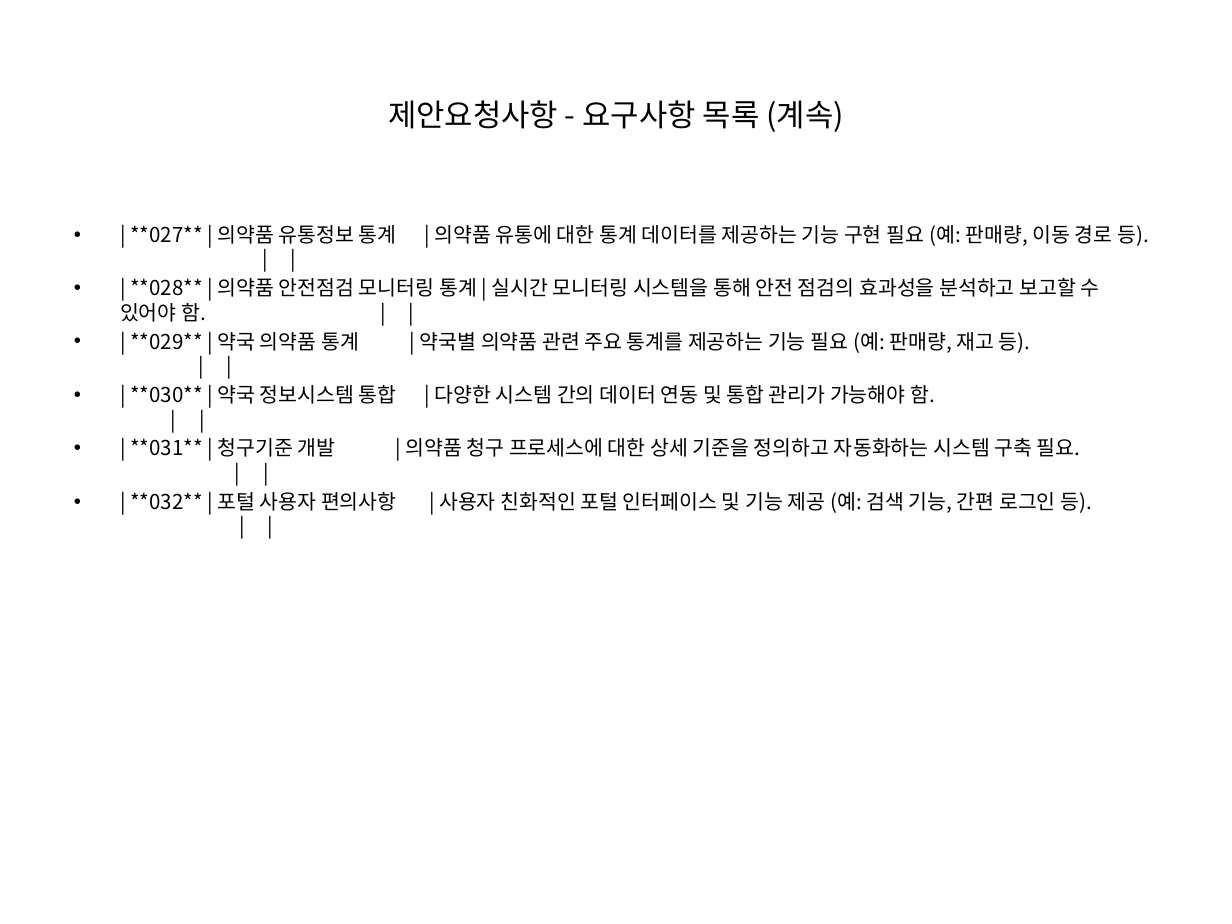
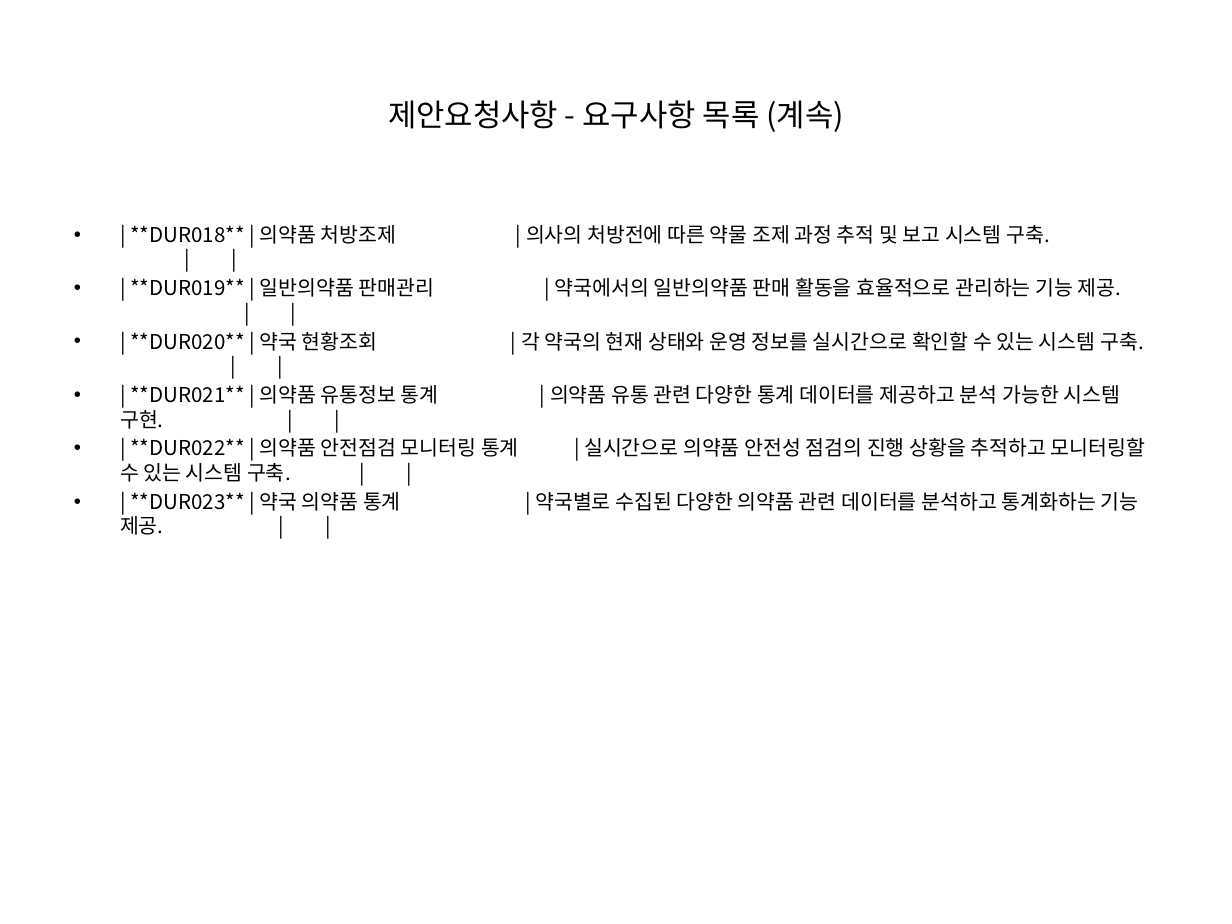
Before and after one commit to anskong/llm_mission, a slide deck: slide 27 of generated_ppt.pptx (slide 20 before the commit). Drawn at 1232x924 pixels with LibreOffice and Linux fonts; fonts in the diff are those of the drawing. Boxes give left, top, right and bottom in pixels: in the first picture for what was removed or moved away, otherwise in the second. Text is boxed around its words. In the diff, an @@ line names an element or a change of style, - is before the commit and + after.

```diff
--- a/generated_ppt.pptx
+++ b/generated_ppt.pptx
@@ text at <box>120,225,1146,535</box>: text changed @@
-• | **027** | 의약품 유통정보 통계 | 의약품 유통에 대한 통계 데이터를 제공하는 기능 구현 필요 (예: 판매량, 이동 경로 등). | |
-• | **028** | 의약품 안전점검 모니터링 통계 | 실시간 모니터링 시스템을 통해 안전 점검의 효과성을 분석하고 보고할 수 있어야 함. | |
-• | **029** | 약국 의약품 통계 | 약국별 의약품 관련 주요 통계를 제공하는 기능 필요 (예: 판매량, 재고 등). | |
-• | **030** | 약국 정보시스템 통합 | 다양한 시스템 간의 데이터 연동 및 통합 관리가 가능해야 함. | |
-• | **031** | 청구기준 개발 | 의약품 청구 프로세스에 대한 상세 기준을 정의하고 자동화하는 시스템 구축 필요. | |
-• | **032** | 포털 사용자 편의사항 | 사용자 친화적인 포털 인터페이스 및 기능 제공 (예: 검색 기능, 간편 로그인 등). | |
+• | **DUR018** | 의약품 처방조제 | 의사의 처방전에 따른 약물 조제 과정 추적 및 보고 시스템 구축. | |
+• | **DUR019** | 일반의약품 판매관리 | 약국에서의 일반의약품 판매 활동을 효율적으로 관리하는 기능 제공. | |
+• | **DUR020** | 약국 현황조회 | 각 약국의 현재 상태와 운영 정보를 실시간으로 확인할 수 있는 시스템 구축. | |
+• | **DUR021** | 의약품 유통정보 통계 | 의약품 유통 관련 다양한 통계 데이터를 제공하고 분석 가능한 시스템 구현. | |
+• | **DUR022** | 의약품 안전점검 모니터링 통계 | 실시간으로 의약품 안전성 점검의 진행 상황을 추적하고 모니터링할 수 있는 시스템 구축. | |
+• | **DUR023** | 약국 의약품 통계 | 약국별로 수집된 다양한 의약품 관련 데이터를 분석하고 통계화하는 기능 제공. | |
```
Also in this commit, not shown: 20 other slides changed, 7 slides added, 5 other files.
